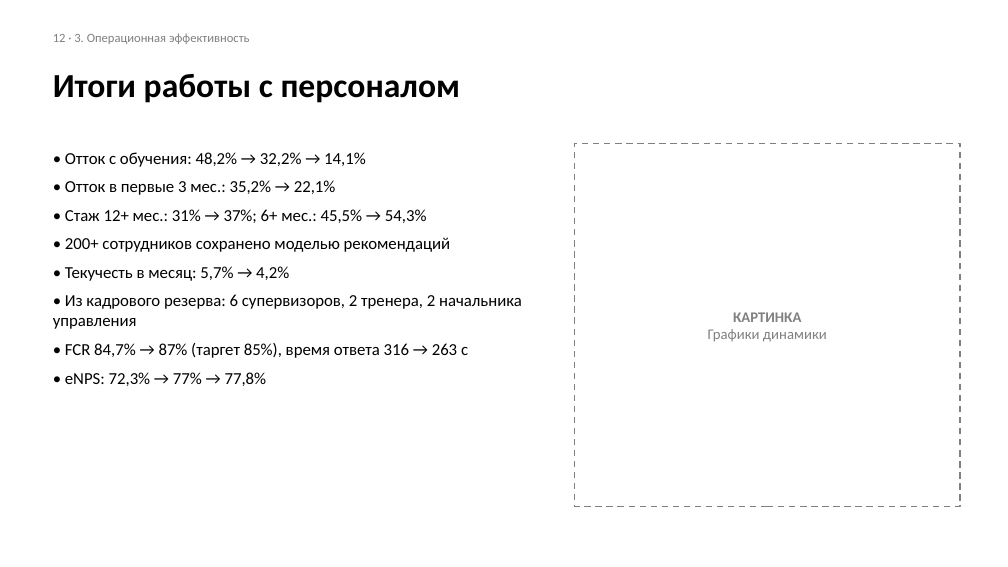
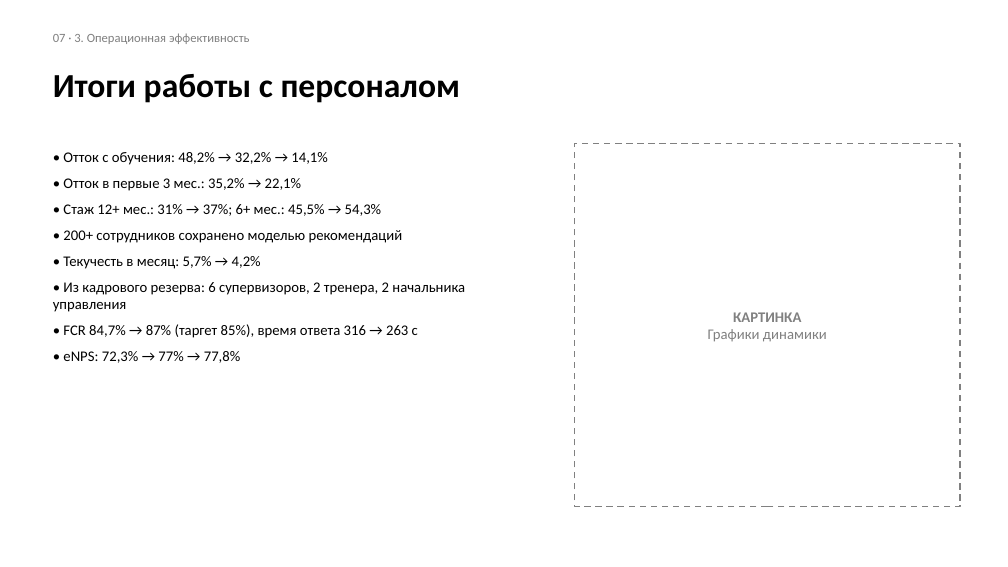
Before and after one commit to sdsds113/aboba, a slide deck: slide 7 of Шаблон_презентации_ХГ_2026.pptx (slide 12 before the commit). Drawn at 1008x567 pixels with LibreOffice and Linux fonts; fonts in the diff are those of the drawing. Boxes give left, top, right and bottom in pixels: in the first picture for what was removed or moved away, otherwise in the second. Text is boxed around its words. In the diff, an @@ line names an element or a change of style, - is before the commit and + after.

```diff
--- a/Шаблон_презентации_ХГ_2026.pptx
+++ b/Шаблон_презентации_ХГ_2026.pptx
@@ text at <box>53,33,250,44</box>: text changed @@
-12 · 3. Операционная эффективность
+07 · 3. Операционная эффективность
@@ text "• Отток с обучения: 48,2% ..." at <box>53,152,465,363</box>: size 16 to 14 pt @@
```
Also in this commit, not shown: 11 other slides changed, 14 slides removed.
